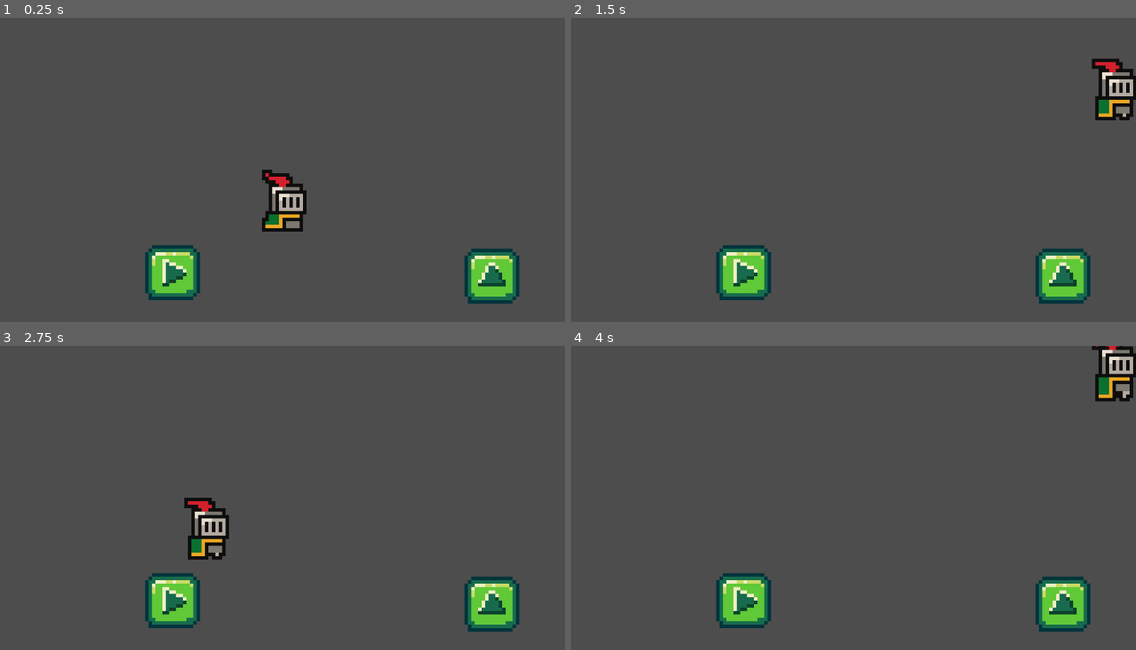
Above: before the commit, frames 1-4 (two rows, left to right).
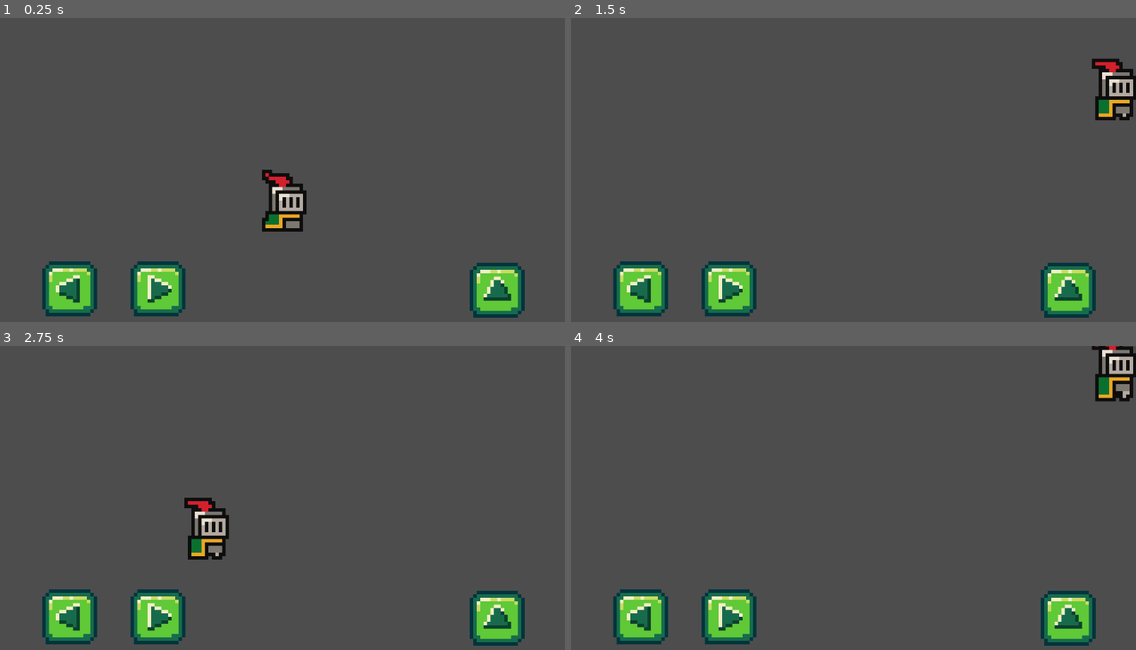
Above: after the commit, the same moments.

Repository: Thisishemmit/Colonular
Game: Godot game, scene res://scenes/main.tscn
Two runs of this game, one before a commit and one after it. Both use one fixed random seed, a clock stepped at 60 frames per second and the inputs below.
Inputs:
- Up to frame 1 (0.25 s): no input
- Up to frame 2 (1.5 s): hold Right (ui_right) from 0.53 s (still down); tap Up (ui_up) at 0.6, 0.77, 1.07, 1.35 s
- Up to frame 3 (2.75 s): tap Up (ui_up) at 1.52, 1.82, 2.1 s; release Right (ui_right) at 2.03 s; hold Left (ui_left) from 2.03 s (still down)
- Up to frame 4 (4 s): release Left (ui_left) at 2.78 s; hold Right (ui_right) from 2.78 s (still down); tap Up (ui_up) at 2.85, 3.02, 3.32, 3.6, 3.77 s

The runs differ from the first frame. In frame 1, 6.0% of the frame differs, in the area x 7-93%, y 74-99%; in frame 2, 6.0%; in frame 3, 6.0%; in frame 4, 6.0%.

Commit message:
btns fixed

Diff:
--- a/scenes/main.tscn
+++ b/scenes/main.tscn
@@ -19,18 +19,6 @@
 [node name="Camera2D" type="Camera2D" parent="."]
 zoom = Vector2(7, 7)
 position_smoothing_enabled = true
-
-[node name="right_btn" type="TouchScreenButton" parent="Camera2D"]
-position = Vector2(-40, 20)
-texture_normal = ExtResource("4_ehpb0")
-texture_pressed = ExtResource("5_xy6ok")
-action = "ui_right"
-
-[node name="up_btn" type="TouchScreenButton" parent="Camera2D"]
-position = Vector2(53, 21)
-texture_normal = ExtResource("6_xuxqo")
-texture_pressed = ExtResource("7_3qehd")
-action = "ui_up"
 
 [node name="StaticBody2D" type="StaticBody2D" parent="."]
 
@@ -54,15 +42,44 @@
 [node name="CanvasLayer" type="CanvasLayer" parent="."]
 
 [node name="HBoxContainer" type="HBoxContainer" parent="CanvasLayer"]
-anchors_preset = 2
-anchor_top = 1.0
+anchors_preset = -1
+anchor_top = 0.938
+anchor_right = 0.035
 anchor_bottom = 1.0
-offset_top = -40.0
-offset_right = 40.0
+offset_top = -65.824
+offset_right = 288.68
 grow_vertical = 0
 
+[node name="right_btn" type="TouchScreenButton" parent="CanvasLayer/HBoxContainer"]
+position = Vector2(266, -45)
+scale = Vector2(7, 7)
+texture_normal = ExtResource("4_ehpb0")
+texture_pressed = ExtResource("5_xy6ok")
+action = "ui_right"
+
 [node name="left_btn" type="TouchScreenButton" parent="CanvasLayer/HBoxContainer"]
-position = Vector2(-66, -588)
+position = Vector2(86, -45)
+scale = Vector2(7, 7)
 texture_normal = ExtResource("2_rl47j")
 texture_pressed = ExtResource("3_d5r7m")
 action = "ui_left"
+
+[node name="HBoxContainer2" type="HBoxContainer" parent="CanvasLayer"]
+anchors_preset = -1
+anchor_left = 0.916
+anchor_top = 0.88
+anchor_right = 1.0
+anchor_bottom = 1.0
+offset_left = -191.232
+offset_top = -25.24
+offset_right = -2.0
+offset_bottom = 3.0
+grow_horizontal = 0
+grow_vertical = 0
+
+[node name="up_btn" type="TouchScreenButton" parent="CanvasLayer/HBoxContainer2"]
+position = Vector2(94, -45)
+scale = Vector2(7, 7)
+texture_normal = ExtResource("6_xuxqo")
+texture_pressed = ExtResource("7_3qehd")
+action = "ui_up"
